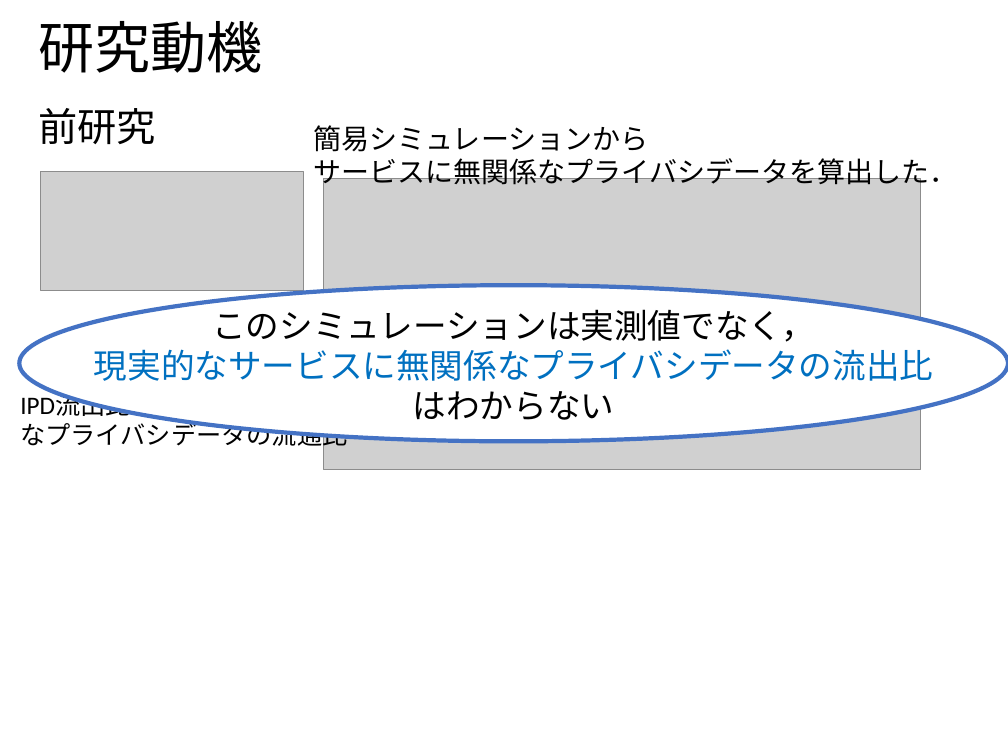
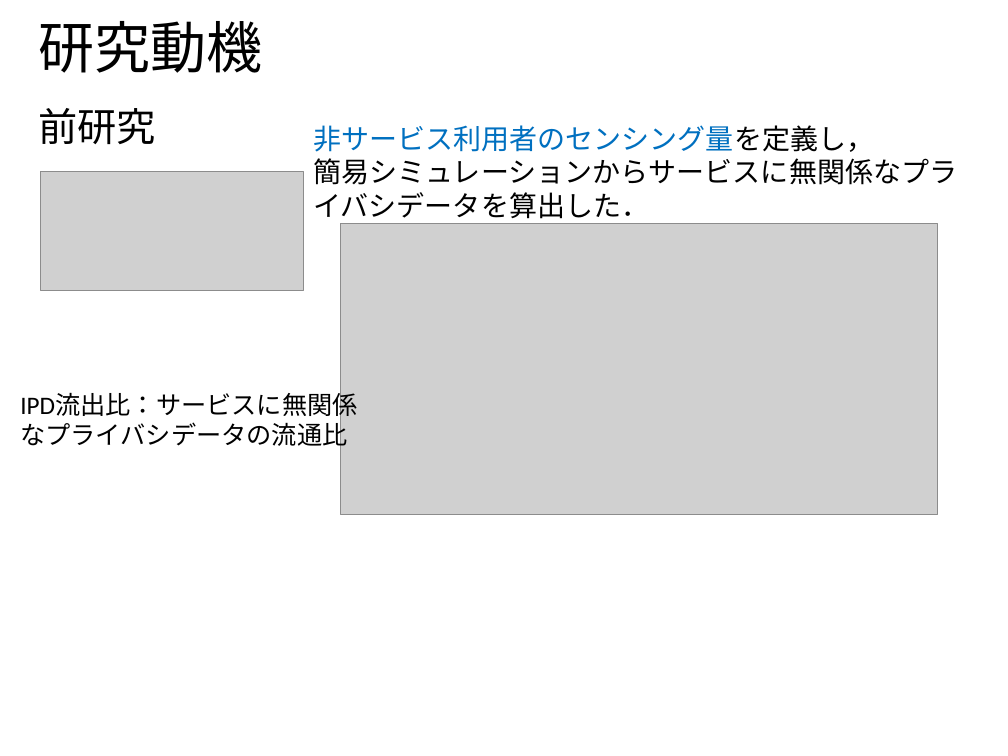
Before and after one commit to ao-megane/LplcOpenDataConverter, a slide deck: slide 6 of LplcOpenDataConverter/LplcOpenDataConverter/プレゼン/多地点カメラを用いた見守りサービスにおける第三者のプライバシデータ流出比の定量評価.pptx (slide 7 before the commit). Drawn at 1008x756 pixels with LibreOffice and Linux fonts; fonts in the diff are those of the drawing; grey boxes stand for pictures; background and template pictures are left out. Boxes give left, top, right and bottom in pixels: in the first picture for what was removed or moved away, otherwise in the second. Text is boxed around its words. In the diff, an @@ line names an element or a change of style, - is before the commit and + after.

```diff
--- a/LplcOpenDataConverter/LplcOpenDataConverter/プレゼン/多地点カメラを用いた見守りサービスにおける第三者のプライバシデータ流出比の定量評価.pptx
+++ b/LplcOpenDataConverter/LplcOpenDataConverter/プレゼン/多地点カメラを用いた見守りサービスにおける第三者のプライバシデータ流出比の定量評価.pptx
@@ text at box(313, 125, 957, 224): text changed @@
-簡易シミュレーションから
-サービスに無関係なプライバシデータを算出した．
+非サービス利用者のセンシング量を定義し，
+簡易シミュレーションからサービスに無関係なプライバシデータを算出した．
@@ picture: place and size @@
-picture at box(324, 178, 920, 470)
+picture at box(341, 224, 937, 515)
@@ ellipse removed at box(19, 285, 1008, 442) @@
@@ text removed at box(94, 303, 933, 420) @@
-このシミュレーションは実測値でなく，
-現実的なサービスに無関係なプライバシデータの流出比
-はわからない
```
Also in this commit, not shown: 32 other slides changed, 1 slide added, 2 slides removed, 1 other file.
